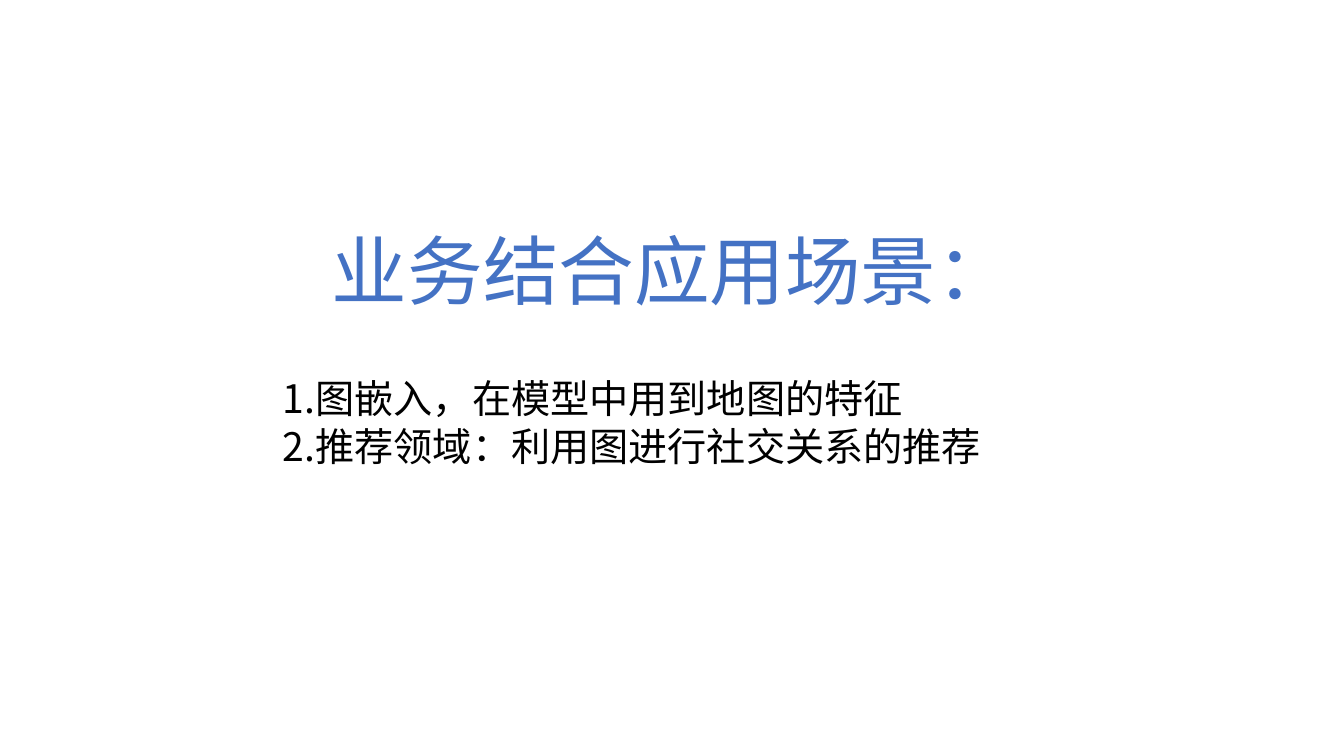
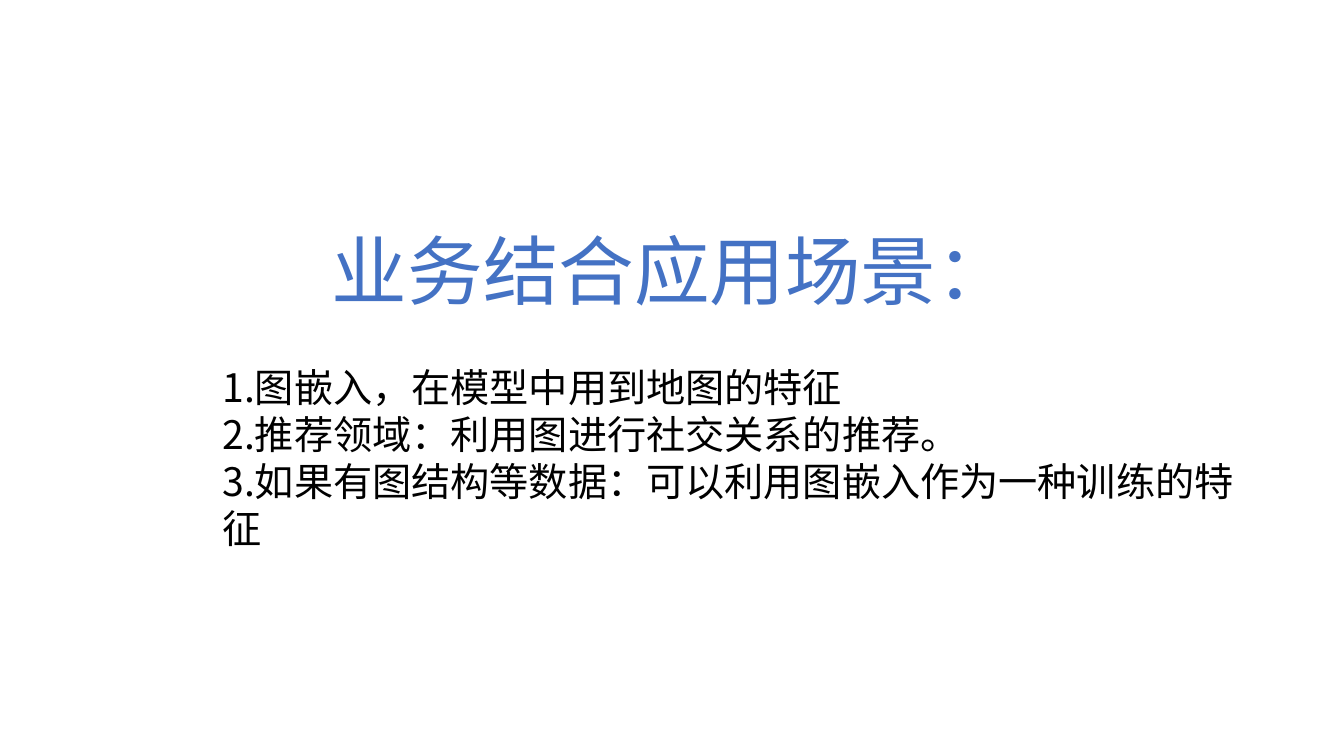
Before and after one commit to lcwLcw123/STUDY, a slide deck: slide 13 of 图神经网络调研.pptx (slide 24 before the commit). Drawn at 1344x756 pixels with LibreOffice and Linux fonts; fonts in the diff are those of the drawing. Boxes give left, top, right and bottom in pixels: in the first picture for what was removed or moved away, otherwise in the second. Text is boxed around its words. In the diff, an @@ line names an element or a change of style, - is before the commit and + after.

```diff
--- a/图神经网络调研.pptx
+++ b/图神经网络调研.pptx
@@ text "1.图嵌入，在模型中用到地图的特征": place and size @@
-text "1.图嵌入，在模型中用到地图的特征" at box(283, 380, 981, 465)
+text "1.图嵌入，在模型中用到地图的特征" at box(222, 369, 1233, 500)
@@ text at box(222, 416, 1233, 500): text changed @@
-2.推荐领域：利用图进行社交关系的推荐
+2.推荐领域：利用图进行社交关系的推荐。
+3.如果有图结构等数据：可以利用图嵌入作为一种训练的特征
```
Also in this commit, not shown: 1 other slide changed, 10 slides added, 2 other files.
